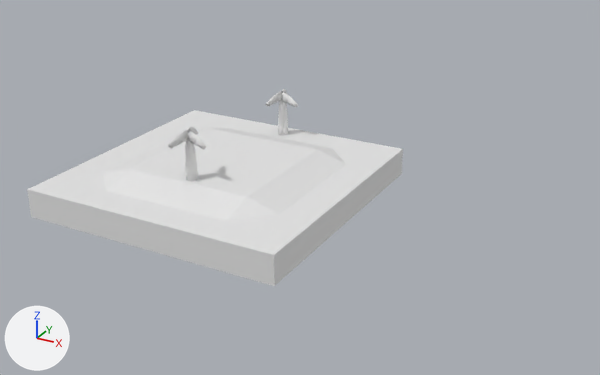
A saved change to the OBJ model models/islandlevel.obj.
Before and after are seen from a 50 mm camera at (164.0, -241.0, 115.0) aimed at (23.0, 16.0, -14.0). Lighting does not change. The marker at lower left points along +X, +Y and +Z. Where no turn or scale is listed for an object, it has been applied to the vertices.

The first picture shows 'PalmTree.001_Cube.007'.
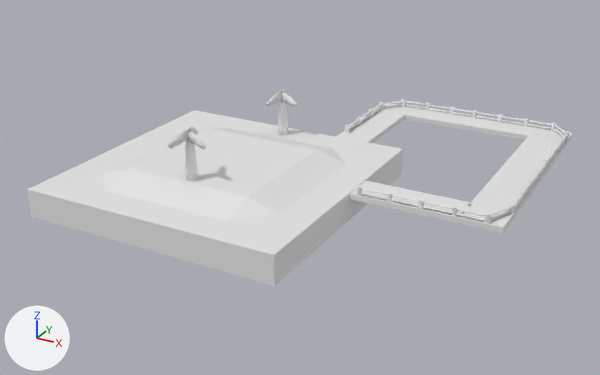
Boxes (x1, y1, x2, y2) around the edits, measured in the pictures (600 x 375 px):
'PalmTree.001_Cube.007', reshaped (45% wider)
    before: (27, 89, 403, 286)
    after: (27, 89, 573, 286)
part 1 of me_palmtree_001_cube_007, added
    after: (349, 180, 472, 223)
part 2 of me_palmtree_001_cube_007, added
    after: (457, 136, 567, 233)
part 3 of me_palmtree_001_cube_007, added
    after: (373, 104, 573, 144)
part 4 of me_palmtree_001_cube_007, added
    after: (336, 110, 405, 143)
part 5 of me_palmtree_001_cube_007, added
    after: (509, 204, 515, 214)
part 6 of me_palmtree_001_cube_007, added
    after: (349, 101, 568, 223)

What the commit changed:
me_palmtree_001_cube_007 is used by ob_palmtree_001_cube_007; location (0.0, 0.0, 0.0).
me_palmtree_001_cube_007 had 604 vertices, 1172 faces and spanned x -50.6..50.6, y -50.6..50.7, z -15.0..18.7.
me_palmtree_001_cube_007 now has 5116 vertices, 9900 faces and spans x -50.6..105.9, y -50.6..103.4, z -15.0..18.7.
me_palmtree_001_cube_007 part 1: a new loose piece, a box spanning x 50.1..91.0, y 1.5..15.0, z -6.5..-4.5.
me_palmtree_001_cube_007 part 2: a new loose piece, a box spanning x 90.3..105.7, y 1.5..92.5, z -6.5..-4.5.
me_palmtree_001_cube_007 part 3: a new loose piece, a box spanning x 19.6..105.6, y 90.8..103.0, z -6.5..-4.5.
me_palmtree_001_cube_007 part 4: a new loose piece, a box spanning x 20.7..34.9, y 45.4..91.6, z -6.5..-4.5.
me_palmtree_001_cube_007 part 5: a new loose piece, a 32-sided cylinder along z spanning x 103.9..105.7, y 12.4..14.2, z -4.6..-1.4.
me_palmtree_001_cube_007 part 6: 3264 vertices added at x 21.6..105.7, y 1.8..103.2, z -4.6..-1.4.
